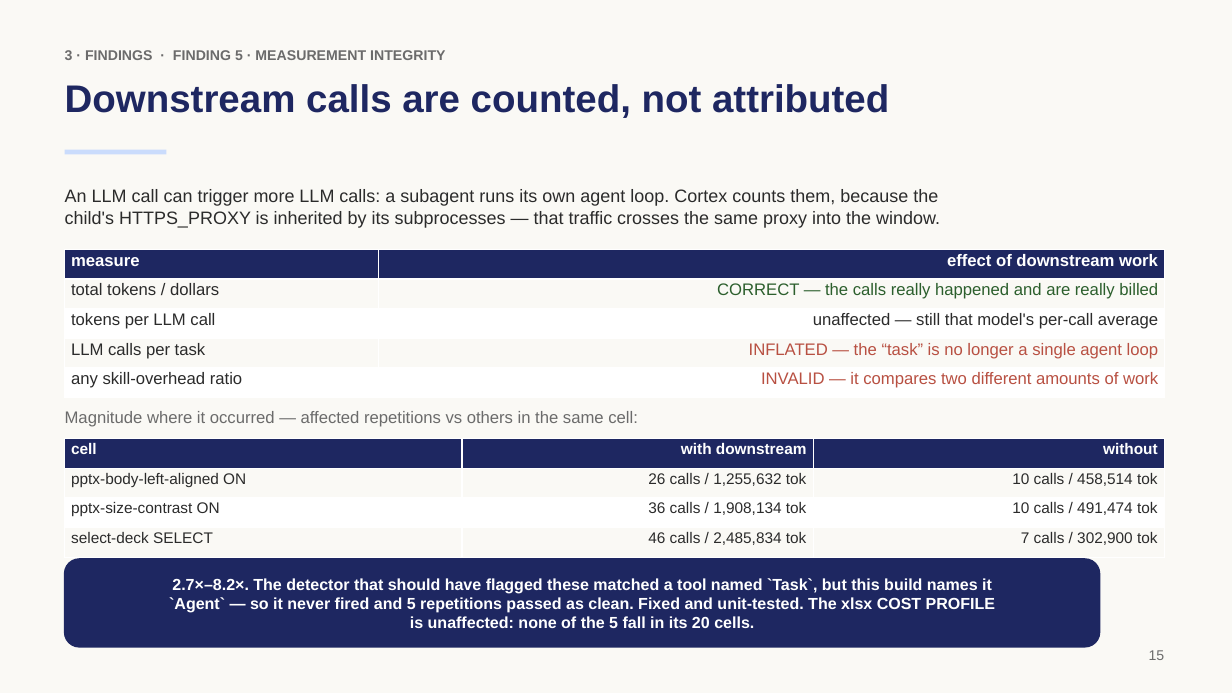
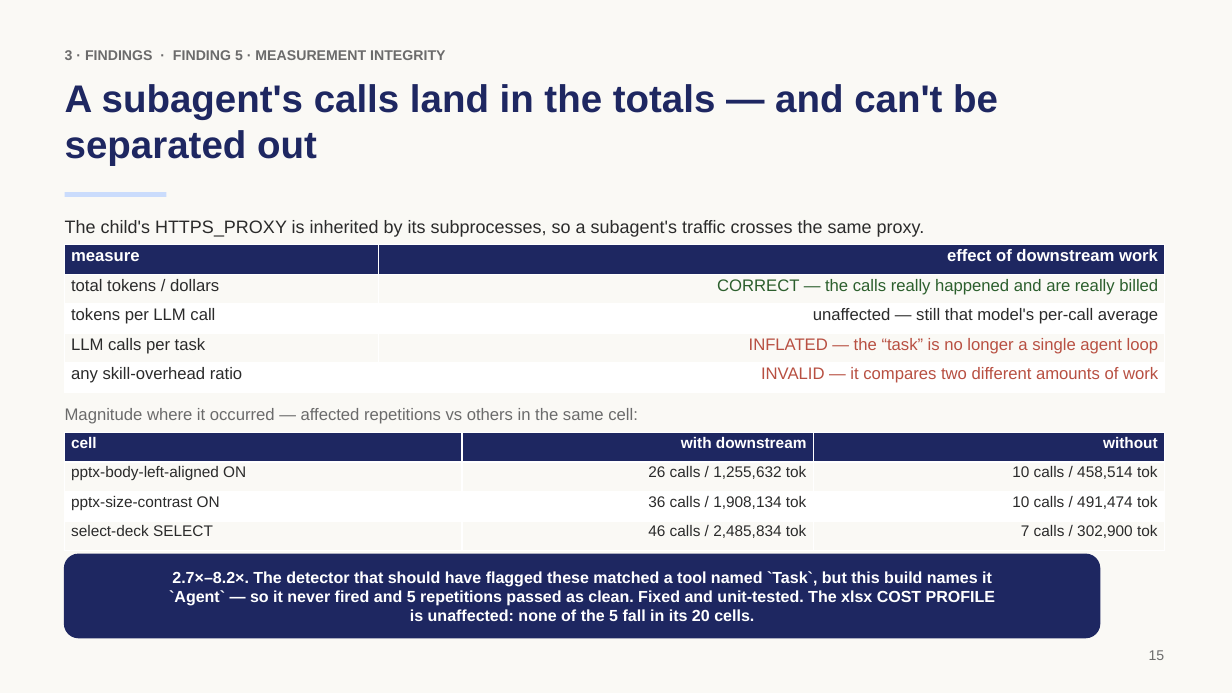
Before and after one commit to rossoctl/autobench-claudecode, a slide deck: slide 15 of results/autobench-claudecode-summary.pptx. Drawn at 1232x693 pixels with LibreOffice and Linux fonts; fonts in the diff are those of the drawing. Boxes give left, top, right and bottom in pixels: in the first picture for what was removed or moved away, otherwise in the second. Text is boxed around its words. In the diff, an @@ line names an element or a change of style, - is before the commit and + after.

```diff
--- a/results/autobench-claudecode-summary.pptx
+++ b/results/autobench-claudecode-summary.pptx
@@ text at bbox=[65, 84, 998, 166]: text changed @@
-Downstream calls are counted, not attributed
+A subagent's calls land in the totals — and can't be separated out
@@ rectangle: place and size @@
-rectangle at bbox=[65, 150, 166, 154]
+rectangle at bbox=[65, 192, 166, 197]
@@ text at bbox=[65, 220, 925, 237]: text changed @@
-An LLM call can trigger more LLM calls: a subagent runs its own agent loop. Cortex counts them, because the
-child's HTTPS_PROXY is inherited by its subprocesses — that traffic crosses the same proxy into the window.
+The child's HTTPS_PROXY is inherited by its subprocesses, so a subagent's traffic crosses the same proxy.
@@ table: place and size @@
-table at bbox=[65, 250, 1165, 397]
+table at bbox=[65, 245, 1165, 393]
@@ table: place and size @@
-table at bbox=[65, 439, 1165, 557]
+table at bbox=[65, 433, 1165, 551]
@@ rounded rectangle "2.7×–8.2×. The detector that should ...": place and size @@
-rounded rectangle "2.7×–8.2×. The detector that should ..." at bbox=[65, 559, 1100, 647]
+rounded rectangle "2.7×–8.2×. The detector that should ..." at bbox=[65, 555, 1100, 638]
```
Also in this commit, not shown: 2 other slides changed, 2 other files.
